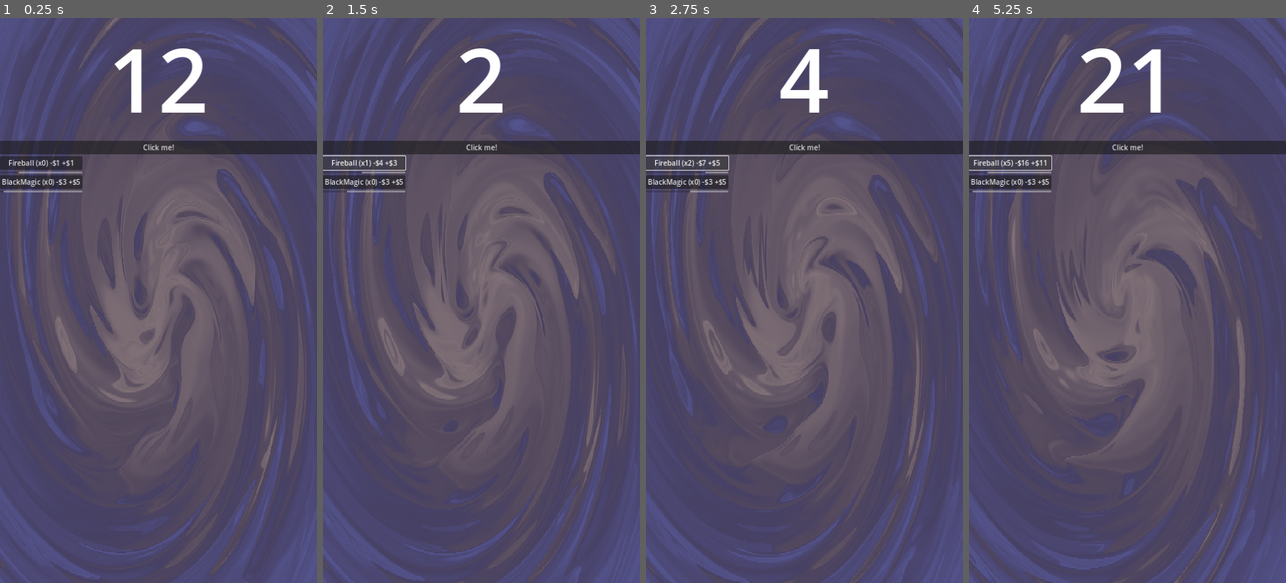
Above: before the commit, frames 1-4 (left to right).
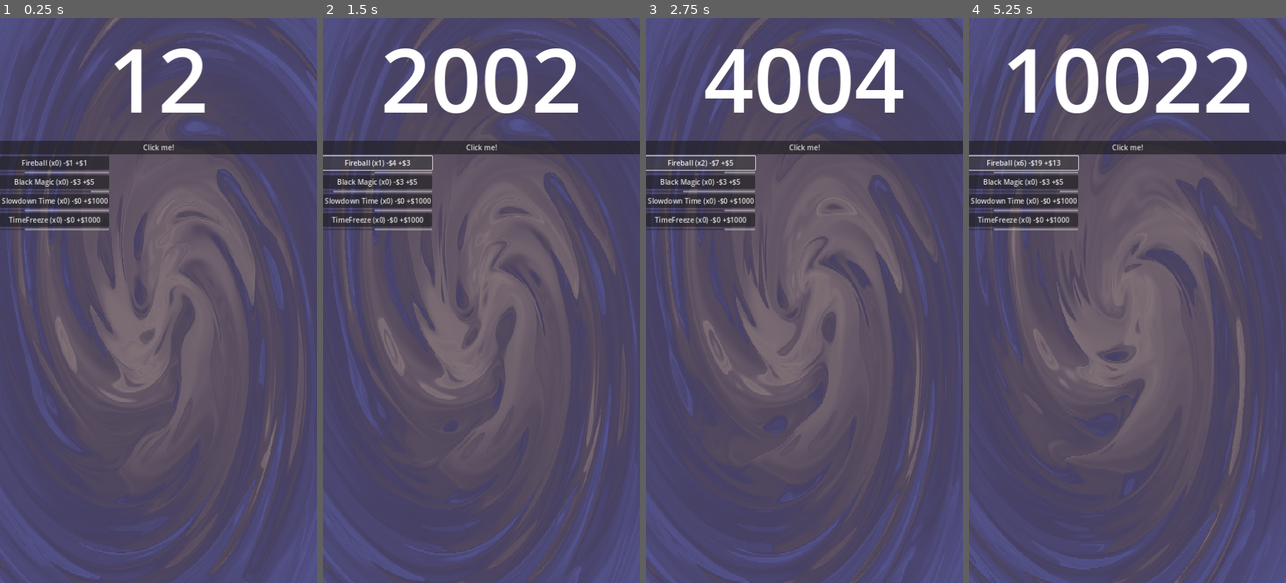
Above: after the commit, the same moments.

Repository: sberto/Mini-Jam-169---future
Game: Godot game, scene res://MainScene.tscn
Same seed, same stepped clock (60 frames per second), same inputs: the game is played once before the commit and once after it.
Inputs (mouse positions are in pixels of both pictures, inside the frame that each line leads up to):
- Up to frame 1 (0.25 s): no input
- Up to frame 2 (1.5 s): click "Click me!" at 0.5 s; click "Fireball (x0) -$1 +$1" at 1.25 s
- Up to frame 3 (2.75 s): click "Fireball (x1) -$4 +$3" at 2 s
- Up to frame 4 (5.25 s): click "Fireball (x2) -$7 +$5" at 2.75 s; click (1022, 164) at 3.5 s, where only the run after the commit has a clickable "Fireball (x3) -$10 +$7"; click (1022, 164) at 4.25 s, where only the run after the commit has a clickable "Fireball (x4) -$13 +$9"; click (1022, 164) at 5 s, where only the run after the commit has a clickable "Fireball (x5) -$16 +$11"

The runs differ from the first frame. In frame 1, 2.7% of the frame differs, in the area x 0-35%, y 24-38%; in frame 2, 5.5%; in frame 3, 5.5%; in frame 4, 6.5%, in the area x 0-89%, y 5-38%.

Commit message:
lock time

Diff:
--- a/MainScene.tscn
+++ b/MainScene.tscn
@@ -6,7 +6,6 @@
 [ext_resource type="Script" path="res://automations/automation.gd" id="3_njlud"]
 [ext_resource type="Script" path="res://automations/automations.gd" id="4_jm6mp"]
 [ext_resource type="Script" path="res://automations/automation_resource.gd" id="5_br6n6"]
-[ext_resource type="Script" path="res://tick.gd" id="7_sw415"]
 
 [sub_resource type="ShaderMaterial" id="ShaderMaterial_vg3qj"]
 shader = ExtResource("1_6ggr6")
@@ -35,6 +34,8 @@
 cost_upgrade = 3
 cost_upgrade_type = 0
 ticks_for_update = 1
+extra_effect = 0
+freeze_time = 1
 
 [sub_resource type="Resource" id="Resource_de5dc"]
 script = ExtResource("5_br6n6")
@@ -45,6 +46,32 @@
 cost_upgrade = 1
 cost_upgrade_type = 1
 ticks_for_update = 5
+extra_effect = 0
+freeze_time = 1
+
+[sub_resource type="Resource" id="Resource_ihe5x"]
+script = ExtResource("5_br6n6")
+amount = 1000
+amount_upgrade = 0
+amount_upgrade_type = 0
+cost = 0
+cost_upgrade = 0
+cost_upgrade_type = 0
+ticks_for_update = 1
+extra_effect = 1
+freeze_time = 1
+
+[sub_resource type="Resource" id="Resource_mr41h"]
+script = ExtResource("5_br6n6")
+amount = 1000
+amount_upgrade = 0
+amount_upgrade_type = 0
+cost = 0
+cost_upgrade = 0
+cost_upgrade_type = 0
+ticks_for_update = 1
+extra_effect = 2
+freeze_time = 3
 
 [node name="Control" type="Panel"]
 material = SubResource("ShaderMaterial_vg3qj")
@@ -64,13 +91,17 @@
 script = ExtResource("3_njlud")
 res = SubResource("Resource_2suqj")
 
-[node name="BlackMagic" type="Node" parent="Automations"]
+[node name="Black Magic" type="Node" parent="Automations"]
 script = ExtResource("3_njlud")
 res = SubResource("Resource_de5dc")
 
-[node name="Tick" type="Node" parent="."]
-unique_name_in_owner = true
-script = ExtResource("7_sw415")
+[node name="Slowdown Time" type="Node" parent="Automations"]
+script = ExtResource("3_njlud")
+res = SubResource("Resource_ihe5x")
+
+[node name="TimeFreeze" type="Node" parent="Automations"]
+script = ExtResource("3_njlud")
+res = SubResource("Resource_mr41h")
 
 [node name="VBoxContainer" type="VBoxContainer" parent="."]
 layout_mode = 1
--- a/auto_progress_bar.gd
+++ b/auto_progress_bar.gd
@@ -3,7 +3,8 @@
 @onready var timer = $AutoTimer
 @onready var button_root = $"../.."
 @onready var res: AutomationResource = $"..".automation.res
+@onready var tick = Tick
 
 func _process(delta: float) -> void:
-	max_value = res.ticks_for_update
+	max_value = res.ticks_for_update * tick.tick_time
 	value = timer.time_left
--- a/automations/auto_timer.gd
+++ b/automations/auto_timer.gd
@@ -2,5 +2,5 @@
 
 @onready var res: AutomationResource = $"../..".automation.res
 
-func _ready():
-	wait_time = res.ticks_for_update
+func _process(delta: float) -> void:
+	wait_time = res.ticks_for_update * Tick.tick_time
--- a/automations/automation.gd
+++ b/automations/automation.gd
@@ -8,7 +8,25 @@
 	if %Currency.amount > res.cost:
 		%Currency.amount += res.amount - res.cost
 		res.upgrade()
+		_apply_upgrade_effects()
 		automation_update.emit(self)
+
+func _apply_upgrade_effects():
+	match res.extra_effect:
+		AutomationResource.ExtraEffect.TIME_FREEZE:
+			Tick.stop = true
+			get_tree().call_group("Automation", "pause", true)
+			await get_tree().create_timer(res.freeze_time).timeout
+			get_tree().call_group("Automation", "pause", false)
+			Tick.stop = false
+		AutomationResource.ExtraEffect.TIME_SLOW_DOWN:
+			Tick.tick_time *= 2
+			print("Time slowdown!")
+			await get_tree().create_timer(1).timeout
+			Tick.tick_time /= 2
+			print("Time normal!")
+		_:
+			pass
 
 func tick():
 	res.tick_count += 1
--- a/automations/automation_resource.gd
+++ b/automations/automation_resource.gd
@@ -2,6 +2,7 @@
 class_name AutomationResource
 
 enum UpgradeType {LINEAR, QUADRATIC}
+enum ExtraEffect {NONE, TIME_SLOW_DOWN, TIME_FREEZE}
 
 @export var amount: int
 @export var amount_upgrade: int
@@ -10,6 +11,8 @@
 @export var cost_upgrade: int
 @export var cost_upgrade_type: UpgradeType
 @export var ticks_for_update: int = 1
+@export var extra_effect: ExtraEffect
+@export var freeze_time: int = 1
 var tick_count: int
 var level: int = 0
 
--- a/automations/automation_scene.tscn
+++ b/automations/automation_scene.tscn
@@ -9,14 +9,18 @@
 
 @export var automation: Automation
 @onready var button = $AutoButton
+@onready var timer = $AutoProgressBar/AutoTimer
 
 func set_automation(node):
 	print(\"update button\")
 	automation = node
 	pass
+
+func pause(is_pause):
+	timer.paused = is_pause
 "
 
-[node name="ButtonRoot" type="VBoxContainer"]
+[node name="ButtonRoot" type="VBoxContainer" groups=["Automation"]]
 offset_right = 162.0
 offset_bottom = 40.0
 script = SubResource("GDScript_2mr7r")
--- a/automations/automations.gd
+++ b/automations/automations.gd
@@ -3,7 +3,7 @@
 var automation_scn = preload("res://automations/automation_scene.tscn")
 
 func _ready() -> void:
-	%Tick.tick.connect(_tick)
+	Tick.tick.connect(_tick)
 	for auto in get_children():
 		var automation = automation_scn.instantiate()
 		%AutomationsContainer.add_child(automation)
--- a/automations/resources/Fireball.tres
+++ /dev/null
@@ -1,13 +0,0 @@
-[gd_resource type="Resource" script_class="AutomationResource" load_steps=2 format=3 uid="uid://cm3b5iy2chu0v"]
-
-[ext_resource type="Script" path="res://automations/automation_resource.gd" id="1_xqe4f"]
-
-[resource]
-script = ExtResource("1_xqe4f")
-amount = 2
-amount_upgrade = 3
-amount_upgrade_type = 0
-cost = 1
-cost_upgrade = 30
-cost_upgrade_type = 0
-ticks_for_update = 2
--- a/project.godot
+++ b/project.godot
@@ -15,6 +15,10 @@
 config/features=PackedStringArray("4.3", "Forward Plus")
 config/icon="res://icon.svg"
 
+[autoload]
+
+Tick="*res://tick.gd"
+
 [display]
 
 window/size/viewport_width=720
@@ -26,3 +30,7 @@
 [dotnet]
 
 project/assembly_name="mini-jam-169-future"
+
+[global_group]
+
+Automation=""
--- a/tick.gd
+++ b/tick.gd
@@ -1,12 +1,20 @@
 extends Node
 
 signal tick
+signal tick_time_changed
 
-@export var tick_time: float = 1
+var stop: bool = false
+
+@export var tick_time: float = 1:
+	set(v):
+		tick_time_changed.emit()
+		tick_time = v
+
 var time = 0.
 
 func _process(delta: float) -> void:
-	time += delta
-	if time > tick_time:
-		time = time - tick_time
-		tick.emit()
+	if not stop:
+		time += delta
+		if time > tick_time:
+			time = time - tick_time
+			tick.emit()
Not shown: 1 places in MainScene.tscn that only renumber resources
